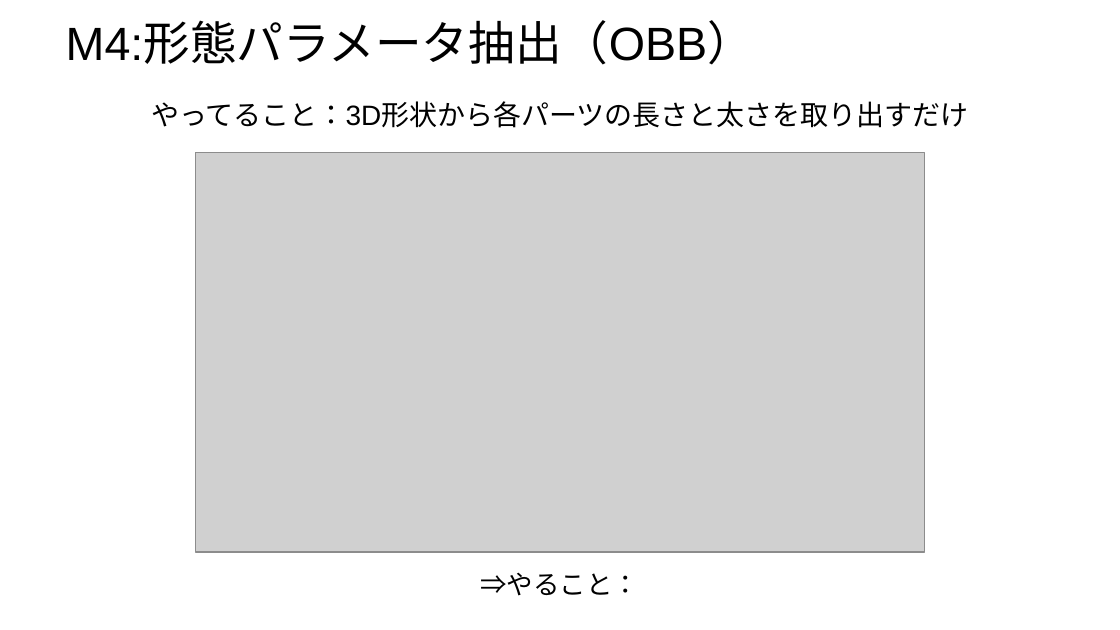
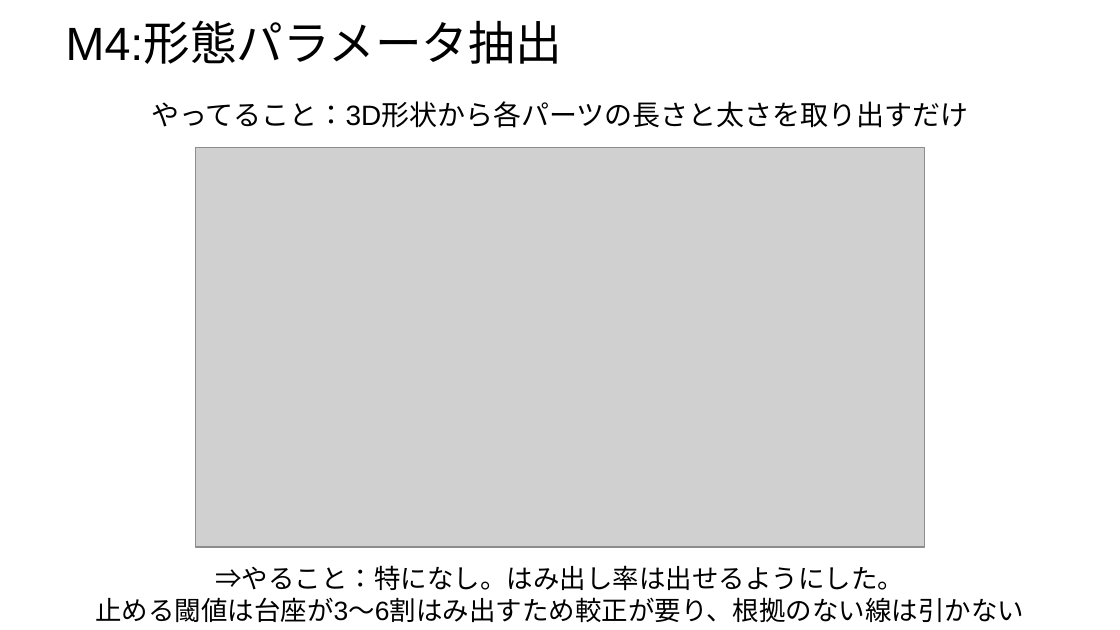
Before and after one commit to 233301koshiro/StackelbergPPO, a slide deck: slide 19 of docs/研究応用/執筆/これまでの進捗_0911.pptx. Drawn at 1120x630 pixels with LibreOffice and Linux fonts; fonts in the diff are those of the drawing; grey boxes stand for pictures; background and template pictures are left out. Boxes give left, top, right and bottom in pixels: in the first picture for what was removed or moved away, otherwise in the second. Text is boxed around its words. In the diff, an @@ line names an element or a change of style, - is before the commit and + after.

Commit message:
最終pptx

```diff
--- a/docs/研究応用/執筆/これまでの進捗_0911.pptx
+++ b/docs/研究応用/執筆/これまでの進捗_0911.pptx
@@ title at box(66, 23, 562, 64): text changed @@
-M4:形態パラメータ抽出（OBB）
+M4:形態パラメータ抽出
@@ picture: place and size @@
-picture at box(195, 152, 924, 552)
+picture at box(195, 148, 924, 548)
@@ text at box(95, 565, 1024, 622): text changed @@
-⇒やること：
+⇒やること：特になし。はみ出し率は出せるようにした。
+止める閾値は台座が3〜6割はみ出すため較正が要り、根拠のない線は引かない
```
